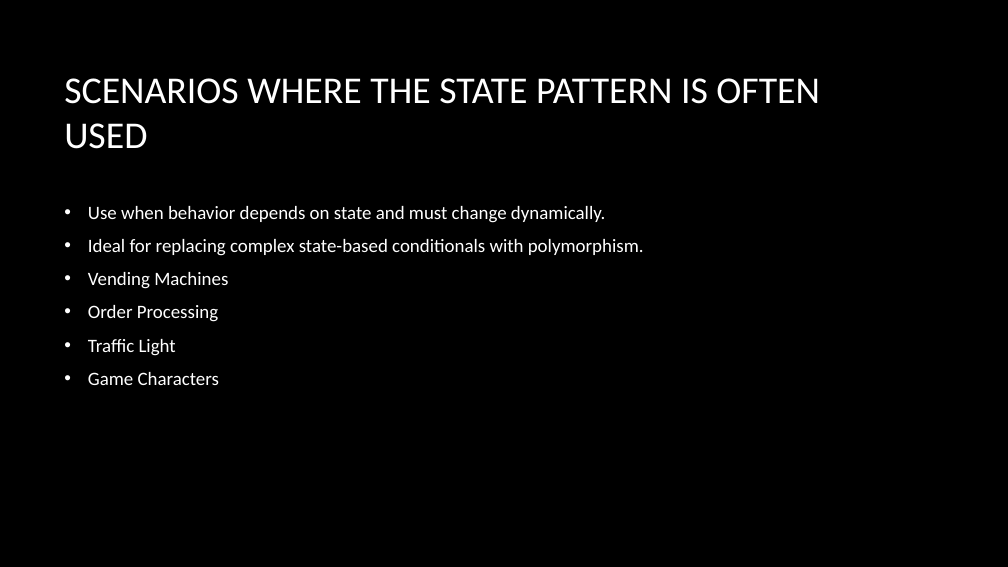
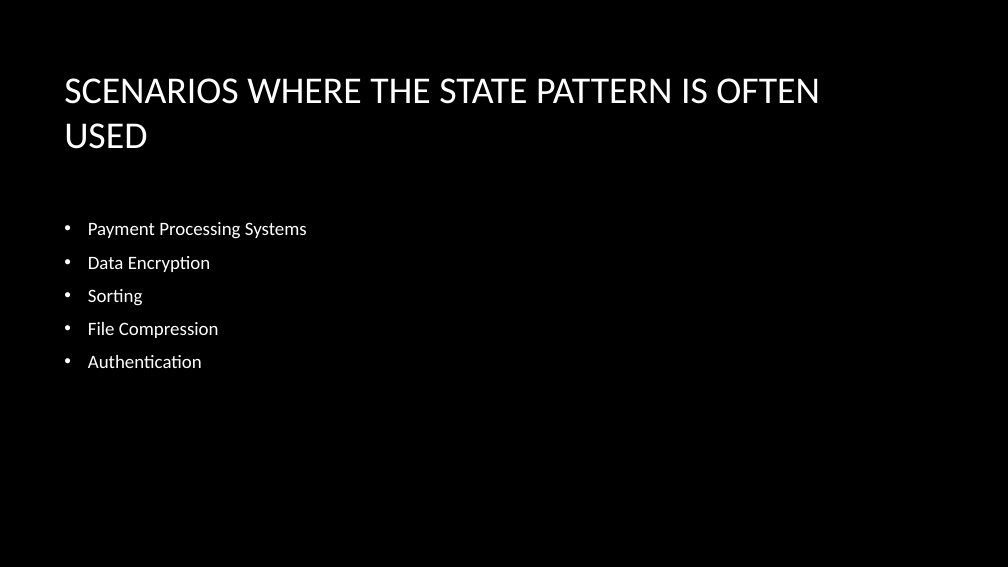
Before and after one commit to dundane/CSC360Demos, a slide deck: slide 105 of CSC360Demo/Design Patterns Slide Show.pptx. Drawn at 1008x567 pixels with LibreOffice and Linux fonts; fonts in the diff are those of the drawing; background and template pictures are left out. Boxes give left, top, right and bottom in pixels: in the first picture for what was removed or moved away, otherwise in the second. Text is boxed around its words. In the diff, an @@ line names an element or a change of style, - is before the commit and + after.

```diff
--- a/CSC360Demo/Design Patterns Slide Show.pptx
+++ b/CSC360Demo/Design Patterns Slide Show.pptx
@@ text at (88, 222, 307, 368): text changed @@
-• Use when behavior depends on state and must change dynamically.
-• Ideal for replacing complex state-based conditionals with polymorphism.
-• Vending Machines
-• Order Processing
-• Traffic Light
-• Game Characters
+• Payment Processing Systems
+• Data Encryption
+• Sorting
+• File Compression
+• Authentication
```
Also in this commit, not shown: 8 other slides changed, 2 slides added.
